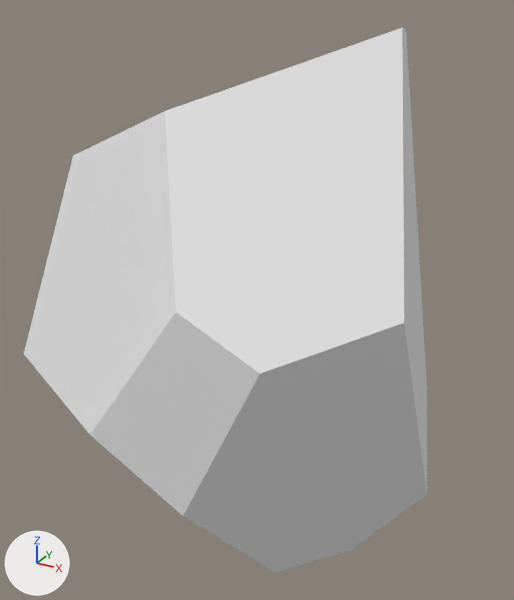
The OBJ model assets/pieces/potato_train/potato_0282.obj as it was, and as the next commit left it.
The view is the same before and after, from a camera (50 mm lens) standing at (0.0205, -0.0372, 0.019) and looking at (0.0007, -0.001, 0.0009). The axes (+X, +Y, +Z) are drawn at lower left. The lights are the same throughout. The picture after the commit comes second. Where no turn or scale is listed for an object, it has been applied to the vertices.

The first picture shows 'potato_0282'.
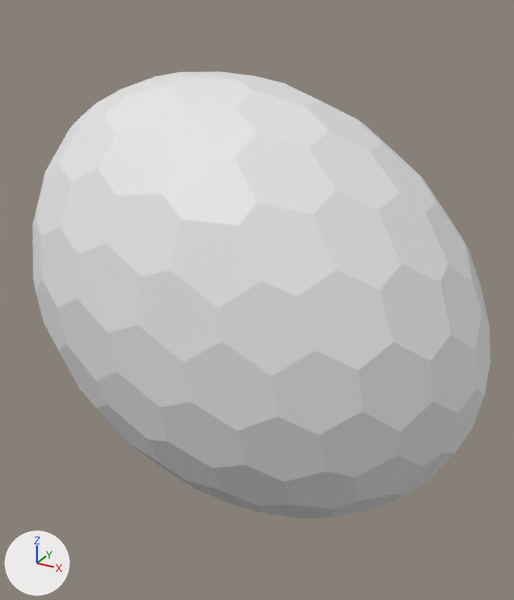
What changed in the scene script:
```text
Change me_potato_0282:
    used by ob_potato_0282; location = (0.0, 0.0, 0.0)
    remove me_potato_0282.from_pydata(...)  # 20 vertices, 36 faces; spans x -0.015..0.0121, y -0.0137..0.0103, z -0.0162..0.0169
    add me_potato_0282.from_pydata(...)  # 252 vertices, 500 faces; spans x -0.0128..0.0149, y -0.0102..0.0084, z -0.0139..0.0142
    me_potato_0282 part 1: the whole mesh is rebuilt
```

What differs and where, as boxes (x1, y1, x2, y2) in the pictures (514 x 600 px):
'potato_0282', reshaped (13% wider, 18% shorter)
    before: (24, 28, 427, 572)
    after: (33, 71, 490, 518)
